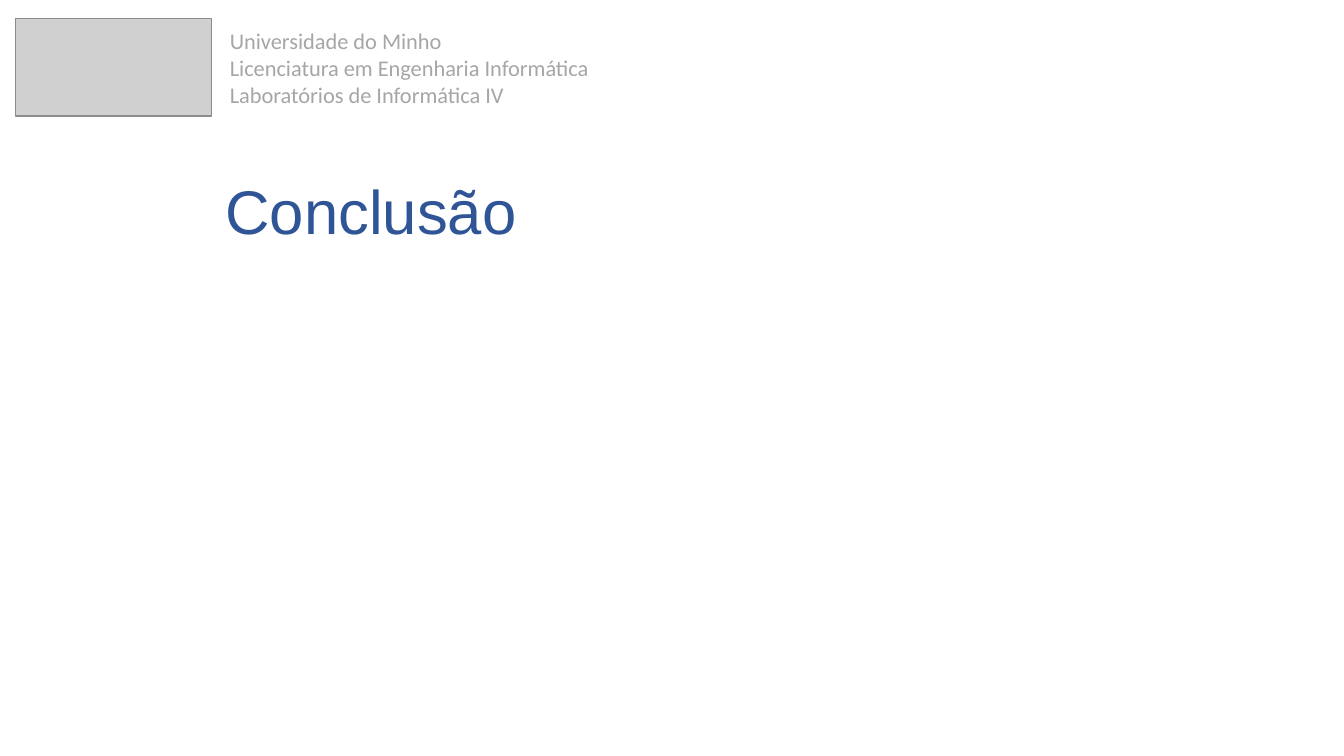
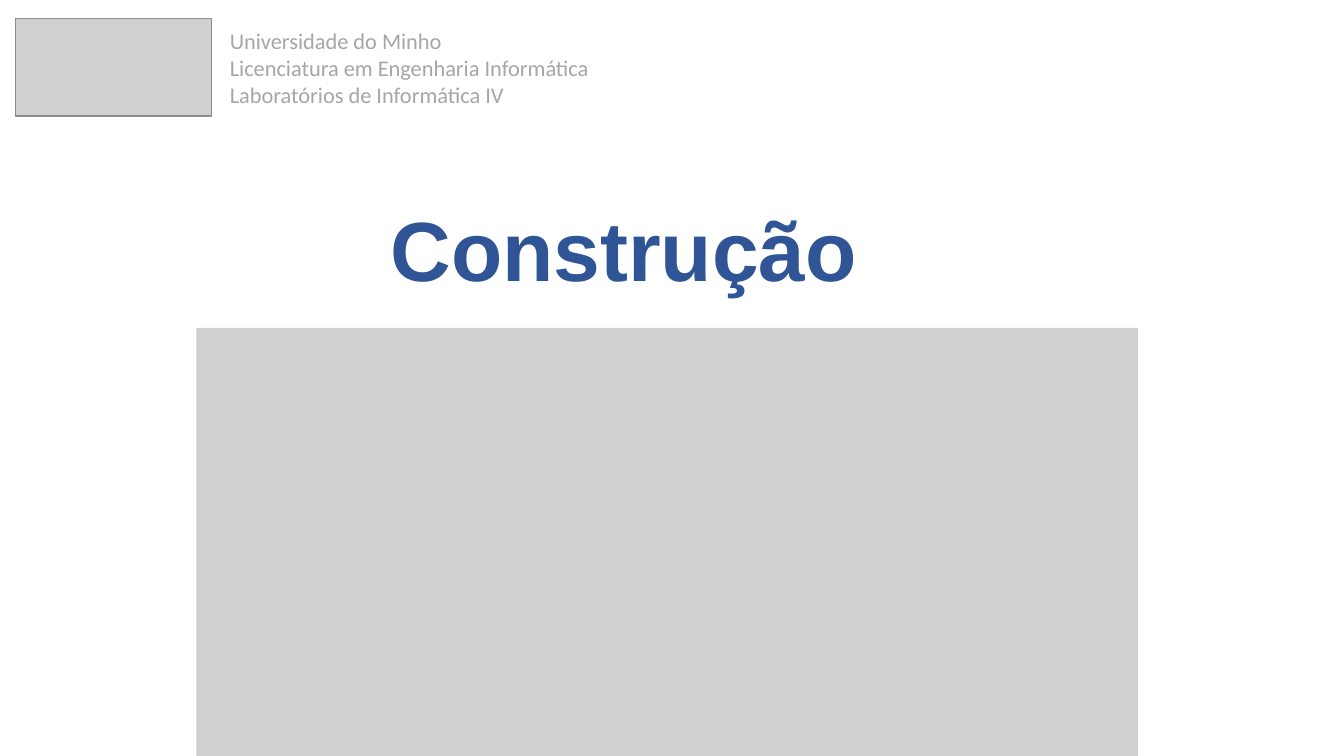
Before and after one commit to 7patricia/Aprende-com-os-Minions, a slide deck: slide 14 of 3ªFase/ApresentaçãoFinal.pptx (slide 12 before the commit). Drawn at 1344x756 pixels with LibreOffice and Linux fonts; fonts in the diff are those of the drawing; grey boxes stand for pictures. Boxes give left, top, right and bottom in pixels: in the first picture for what was removed or moved away, otherwise in the second. Text is boxed around its words. In the diff, an @@ line names an element or a change of style, - is before the commit and + after.

```diff
--- a/3ªFase/ApresentaçãoFinal.pptx
+++ b/3ªFase/ApresentaçãoFinal.pptx
@@ title removed at (x1=225, y1=189, x2=516, y2=235) @@
-Conclusão
@@ title added at (x1=390, y1=220, x2=856, y2=297), 60 pt, text #2F5597, bold @@
+Construção
@@ picture added at (x1=197, y1=328, x2=1138, y2=756) @@
```
Also in this commit, not shown: 3 other slides changed, 13 slides added.
